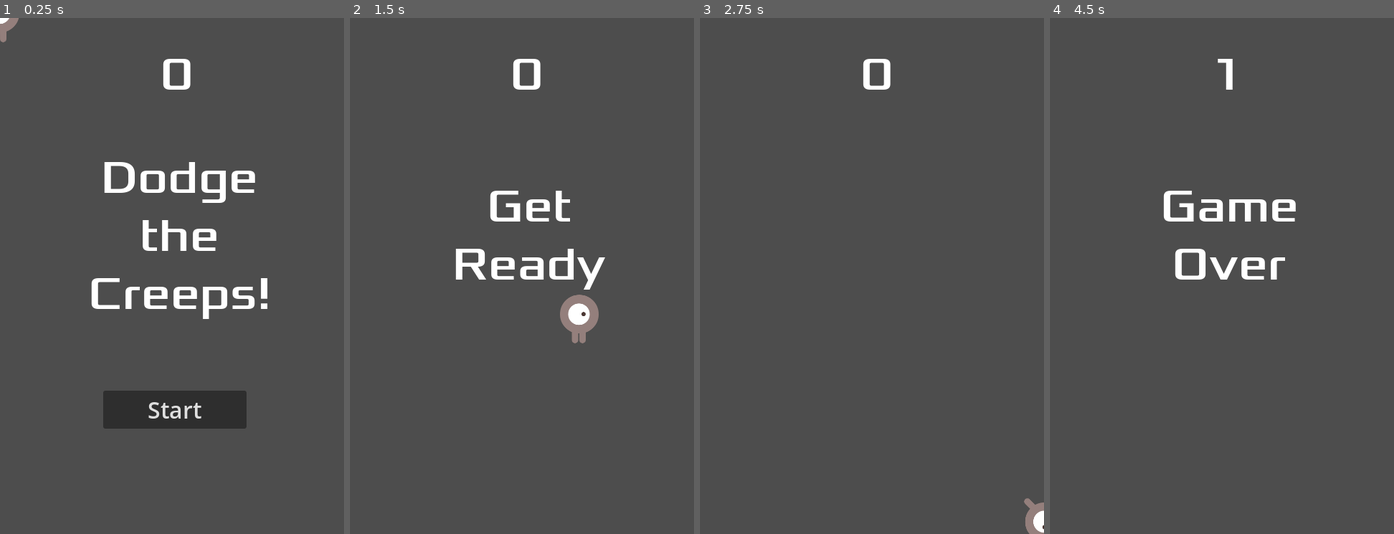
Above: before the commit, frames 1-4 (left to right).
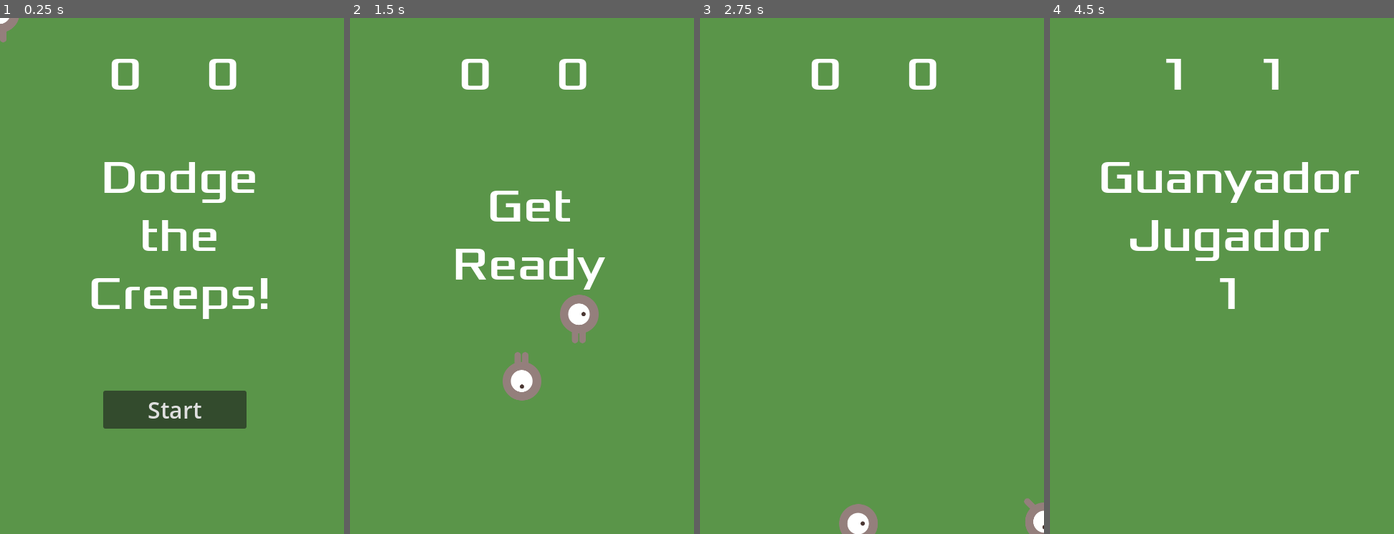
Above: after the commit, the same moments.

Repository: pauplegue-png/Dodge-the-Creeps-Pau-Pino
Game: Godot game, scene res://Main.tscn
Same seed, same stepped clock (60 frames per second), same inputs: the game is played once before the commit and once after it.
Inputs:
- Up to frame 1 (0.25 s): no input
- Up to frame 2 (1.5 s): click "Start" at 0.5 s; tap Enter at 1.25 s; hold Right (move_right) from 1.28 s (still down); hold S (move_downV2, bound only after the commit) from 1.28 s (still down)
- Up to frame 3 (2.75 s): tap A (move_leftV2, bound only after the commit) at 1.55, 2.1 s; release Right (move_right) at 2.03 s; release S (move_downV2, bound only after the commit) at 2.03 s; hold Down (move_down) from 2.03 s (still down); tap D (move_rightV2, bound only after the commit) at 2.3 s
- Up to frame 4 (4.5 s): release Down (move_down) at 2.78 s; hold Right (move_right) 2.78-3.53 s; hold D (move_rightV2, bound only after the commit) 2.78-3.53 s; tap W (move_upV2, bound only after the commit) at 3.05, 3.6 s; hold Up (move_up) 3.53-4.28 s; tap S (move_downV2, bound only after the commit) at 3.8 s; hold Left (move_left) from 4.28 s (still down); hold S (move_downV2, bound only after the commit) from 4.28 s (still down)

The runs differ from the first frame. In frame 1, 97% of the frame differs, in the area x 0-100%, y 0-100%; in frame 2, 98%; in frame 3, 100%; in frame 4, 100%.

Commit message:
Practica 6 Dodge the creeps

Diff:
--- a/Main.tscn
+++ b/Main.tscn
@@ -3,6 +3,7 @@
 [ext_resource type="PackedScene" uid="uid://dhmmbu1cjn3mc" path="res://Player.tscn" id="1_glv2v"]
 [ext_resource type="Script" uid="uid://d0usvvr62swq3" path="res://main.gd" id="1_uu6xs"]
 [ext_resource type="PackedScene" uid="uid://bvxgc4phqixxr" path="res://hud.tscn" id="3_r0du0"]
+[ext_resource type="AudioStream" uid="uid://ugg38otjn4o1" path="res://art/House In a Forest Loop.ogg" id="4_cm0pq"]
 
 [sub_resource type="Curve2D" id="Curve2D_glv2v"]
 _data = {
@@ -13,7 +14,16 @@
 [node name="Main" type="Node" unique_id=977898739]
 script = ExtResource("1_uu6xs")
 
-[node name="Player" parent="." unique_id=1471799655 instance=ExtResource("1_glv2v")]
+[node name="DeathSound" type="AudioStreamPlayer2D" parent="." unique_id=1564827992]
+stream = ExtResource("4_cm0pq")
+
+[node name="Music" type="AudioStreamPlayer2D" parent="." unique_id=292315327]
+stream = ExtResource("4_cm0pq")
+
+[node name="ColorRect" type="ColorRect" parent="." unique_id=1239401871]
+offset_right = 512.0
+offset_bottom = 736.0
+color = Color(0.35195434, 0.58229005, 0.28742844, 1)
 
 [node name="MobTimer" type="Timer" parent="." unique_id=108079003]
 wait_time = 0.5
@@ -32,10 +42,16 @@
 
 [node name="MobSpawnLocation" type="PathFollow2D" parent="MobPath" unique_id=90246272]
 
+[node name="Player" parent="." unique_id=1471799655 instance=ExtResource("1_glv2v")]
+
+[node name="Player2" parent="." unique_id=1879284884 instance=ExtResource("1_glv2v")]
+numJugador = 2
+
 [node name="Hud" parent="." unique_id=575233060 instance=ExtResource("3_r0du0")]
 
-[connection signal="hit" from="Player" to="." method="game_over"]
 [connection signal="timeout" from="MobTimer" to="." method="_on_mob_timer_timeout"]
 [connection signal="timeout" from="ScoreTimer" to="." method="_on_score_timer_timeout"]
 [connection signal="timeout" from="StartTimer" to="." method="_on_start_timer_timeout"]
+[connection signal="hit" from="Player" to="." method="game_over"]
+[connection signal="hit" from="Player2" to="." method="game_overJ2"]
 [connection signal="start_game" from="Hud" to="." method="new_game"]
--- a/Player.gd
+++ b/Player.gd
@@ -2,6 +2,7 @@
 signal hit
 
 @export var speed = 400 # A quina velocitat es mourà el jugador (píxels/seg).
+@export var numJugador = 1# Identificador del jugador
 var screen_size # Mida de la finestra de joc.
 
 # Called when the node enters the scene tree for the first time.
@@ -15,14 +16,29 @@
 # Called every frame. 'delta' is the elapsed time since the previous frame.
 func _process(delta: float) -> void:
 	var velocity = Vector2.ZERO # Vector de moviment del jugador.
-	if Input.is_action_pressed("move_right"):
-		velocity.x += 1
-	if Input.is_action_pressed("move_left"):
-		velocity.x -= 1
-	if Input.is_action_pressed("move_down"):
-		velocity.y += 1
-	if Input.is_action_pressed("move_up"):
-		velocity.y -= 1
+
+	if self.numJugador == 1:
+		if Input.is_action_pressed("move_right"):
+			velocity.x += 1
+		if Input.is_action_pressed("move_left"):
+			velocity.x -= 1
+		if Input.is_action_pressed("move_down"):
+			velocity.y += 1
+		if Input.is_action_pressed("move_up"):
+			velocity.y -= 1
+
+
+	if self.numJugador == 2:
+		if Input.is_action_pressed("move_rightV2"):
+			velocity.x += 1
+		if Input.is_action_pressed("move_leftV2"):
+			velocity.x -= 1
+		if	Input.is_action_pressed("move_downV2"):
+			velocity.y += 1
+		if Input.is_action_pressed("move_upV2"):
+			velocity.y -= 1
+
+
 	if velocity.length() > 0:
 		velocity = velocity.normalized() * speed
 		$AnimatedSprite2D.play()
--- a/hud.gd
+++ b/hud.gd
@@ -16,8 +16,11 @@
 	$MessageTimer.start()
 
 
-func show_game_over():
-	show_message("Game Over")
+func show_game_over(jugadorPerdedor):
+	if jugadorPerdedor == 1:
+		show_message("Guanyador Jugador 2")
+	else:
+		show_message("Guanyador Jugador 1")
 	# Espereu fins que el MessageTimer hagi acabat de comptar.
 	await $MessageTimer.timeout
 	$Missatge.text = "Dodge the\nCreeps!"
@@ -26,8 +29,11 @@
 	await get_tree().create_timer(1).timeout
 	$StartButton.show()
 
-func update_score(score):
-	$ScoreLabel.text = str(score)
+func update_score(jugador, score):
+	if jugador == 1:
+		$ScoreLabel.text = str(score)
+	else:
+		$ScoreLabelJ2.text = str(score)
 
 func _on_message_timer_timeout() -> void:
 	$StartButton.hide()
--- a/hud.tscn
+++ b/hud.tscn
@@ -2,6 +2,12 @@
 
 [ext_resource type="Script" uid="uid://d3jfipb1fynga" path="res://hud.gd" id="1_64ctp"]
 [ext_resource type="FontFile" uid="uid://y64fn2b1ev7i" path="res://fonts/Xolonium-Regular.ttf" id="2_8sq4i"]
+
+[sub_resource type="InputEventKey" id="InputEventKey_64ctp"]
+keycode = 4194309
+
+[sub_resource type="Shortcut" id="Shortcut_rji5c"]
+events = [SubResource("InputEventKey_64ctp")]
 
 [node name="Hud" type="CanvasLayer" unique_id=575233060]
 script = ExtResource("1_64ctp")
@@ -10,9 +16,9 @@
 anchors_preset = 5
 anchor_left = 0.5
 anchor_right = 0.5
-offset_left = -16.0
+offset_left = -88.0
 offset_top = 40.0
-offset_right = 29.0
+offset_right = -43.0
 offset_bottom = 118.0
 grow_horizontal = 2
 theme_override_fonts/font = ExtResource("2_8sq4i")
@@ -50,11 +56,25 @@
 grow_horizontal = 2
 grow_vertical = 0
 theme_override_font_sizes/font_size = 32
+shortcut = SubResource("Shortcut_rji5c")
 text = "Start"
 
 [node name="MessageTimer" type="Timer" parent="." unique_id=169712004]
 wait_time = 2.0
 one_shot = true
 
+[node name="ScoreLabelJ2" type="Label" parent="." unique_id=910420547]
+anchors_preset = 5
+anchor_left = 0.5
+anchor_right = 0.5
+offset_left = 48.0
+offset_top = 40.0
+offset_right = 93.0
+offset_bottom = 118.0
+grow_horizontal = 2
+theme_override_fonts/font = ExtResource("2_8sq4i")
+theme_override_font_sizes/font_size = 64
+text = "0"
+
 [connection signal="pressed" from="StartButton" to="." method="_on_start_button_pressed"]
 [connection signal="timeout" from="MessageTimer" to="." method="_on_message_timer_timeout"]
--- a/main.gd
+++ b/main.gd
@@ -1,7 +1,9 @@
 extends Node
 
 @export var mob_scene: PackedScene = preload("res://mob.tscn")
-var score
+var scoreJ1
+var scoreJ2
+var yaColision
 
 # Called when the node enters the scene tree for the first time.
 func _ready() -> void:
@@ -16,14 +18,24 @@
 func game_over() -> void:
 	$ScoreTimer.stop()
 	$MobTimer.stop()
-	$Hud.show_game_over()
+	if yaColision == false:
+		$Hud.show_game_over(1)
+		yaColision = true
+
+	$Music.stop()
+	$DeathSound.play()
 
 
 func new_game():
-	score = 0
+	yaColision = false
+	scoreJ1 = 0
+	scoreJ2 = 0
 	$Player.start($StartPosition.position)
+	$Player2.start($StartPosition.position)
 	$StartTimer.start()
-	$Hud.update_score(score)
+	$Music.play()
+	$Hud.update_score(1,scoreJ1)
+	$Hud.update_score(2,scoreJ2)
 	$Hud.show_message("Get Ready")
 	get_tree().call_group("mobs", "queue_free")
 
@@ -54,9 +66,21 @@
 	add_child(mob)
 
 func _on_score_timer_timeout() -> void:
-	score += 1
-	$Hud.update_score(score)
+	scoreJ2 += 1
+	scoreJ1 += 1
+	$Hud.update_score(1,scoreJ1)
+	$Hud.update_score(2,scoreJ2)
 
 func _on_start_timer_timeout() -> void:
 	$MobTimer.start()
 	$ScoreTimer.start()
+
+func game_overJ2() -> void:
+	$ScoreTimer.stop()
+	$MobTimer.stop()
+	if yaColision == false:
+		$Hud.show_game_over(2)
+		yaColision = true
+
+	$Music.stop()
+	$DeathSound.play()
--- a/project.godot
+++ b/project.godot
@@ -43,6 +43,31 @@
 "events": [Object(InputEventKey,"resource_local_to_scene":false,"resource_name":"","device":16,"window_id":0,"alt_press …(195 unchanged characters)…
 ]
 }
+Start_Game={
+"deadzone": 0.2,
+"events": [Object(InputEventKey,"resource_local_to_scene":false,"resource_name":"","device":16,"window_id":0,"alt_pressed":false,"shift_pressed":false,"ctrl_pressed":false,"meta_pressed":false,"pressed":false,"keycode":0,"physical_keycode":4194309,"key_label":0,"unicode":0,"location":0,"echo":false,"script":null)
+]
+}
+move_rightV2={
+"deadzone": 0.2,
+"events": [Object(InputEventKey,"resource_local_to_scene":false,"resource_name":"","device":-1,"window_id":0,"alt_pressed":false,"shift_pressed":false,"ctrl_pressed":false,"meta_pressed":false,"pressed":false,"keycode":0,"physical_keycode":68,"key_label":0,"unicode":100,"location":0,"echo":false,"script":null)
+]
+}
+move_leftV2={
+"deadzone": 0.2,
+"events": [Object(InputEventKey,"resource_local_to_scene":false,"resource_name":"","device":-1,"window_id":0,"alt_pressed":false,"shift_pressed":false,"ctrl_pressed":false,"meta_pressed":false,"pressed":false,"keycode":0,"physical_keycode":65,"key_label":0,"unicode":97,"location":0,"echo":false,"script":null)
+]
+}
+move_upV2={
+"deadzone": 0.2,
+"events": [Object(InputEventKey,"resource_local_to_scene":false,"resource_name":"","device":-1,"window_id":0,"alt_pressed":false,"shift_pressed":false,"ctrl_pressed":false,"meta_pressed":false,"pressed":false,"keycode":0,"physical_keycode":87,"key_label":0,"unicode":119,"location":0,"echo":false,"script":null)
+]
+}
+move_downV2={
+"deadzone": 0.2,
+"events": [Object(InputEventKey,"resource_local_to_scene":false,"resource_name":"","device":-1,"window_id":0,"alt_pressed":false,"shift_pressed":false,"ctrl_pressed":false,"meta_pressed":false,"pressed":false,"keycode":0,"physical_keycode":83,"key_label":0,"unicode":115,"location":0,"echo":false,"script":null)
+]
+}
 
 [physics]
 
